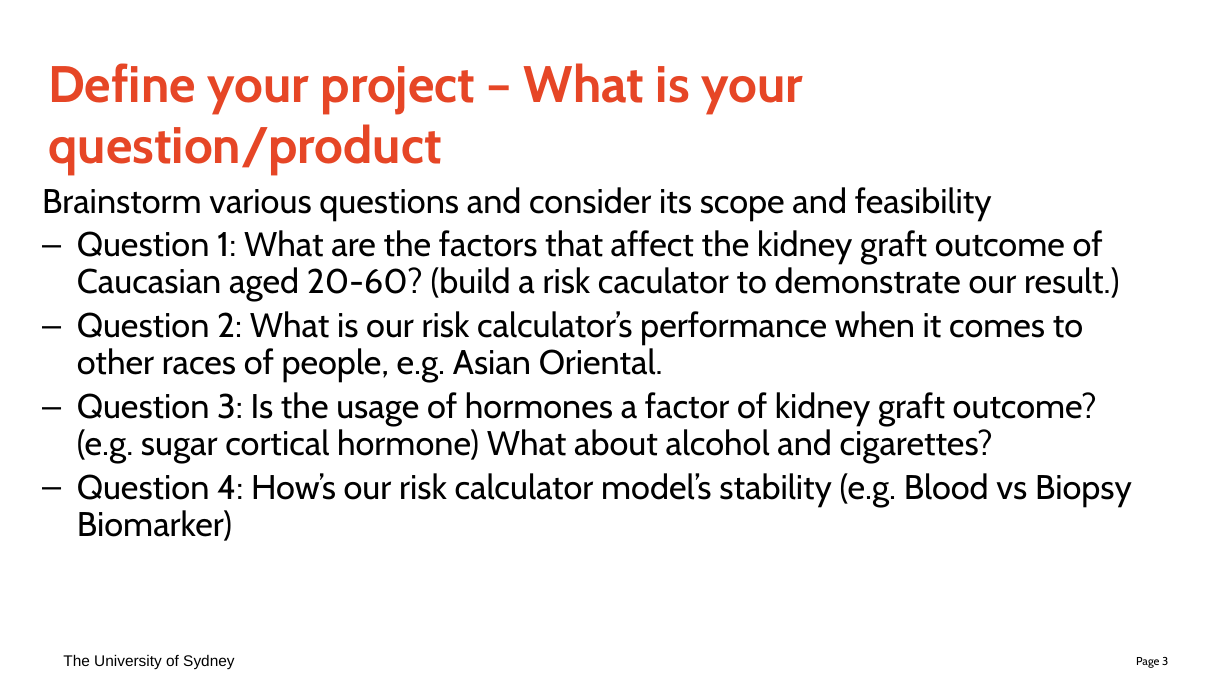
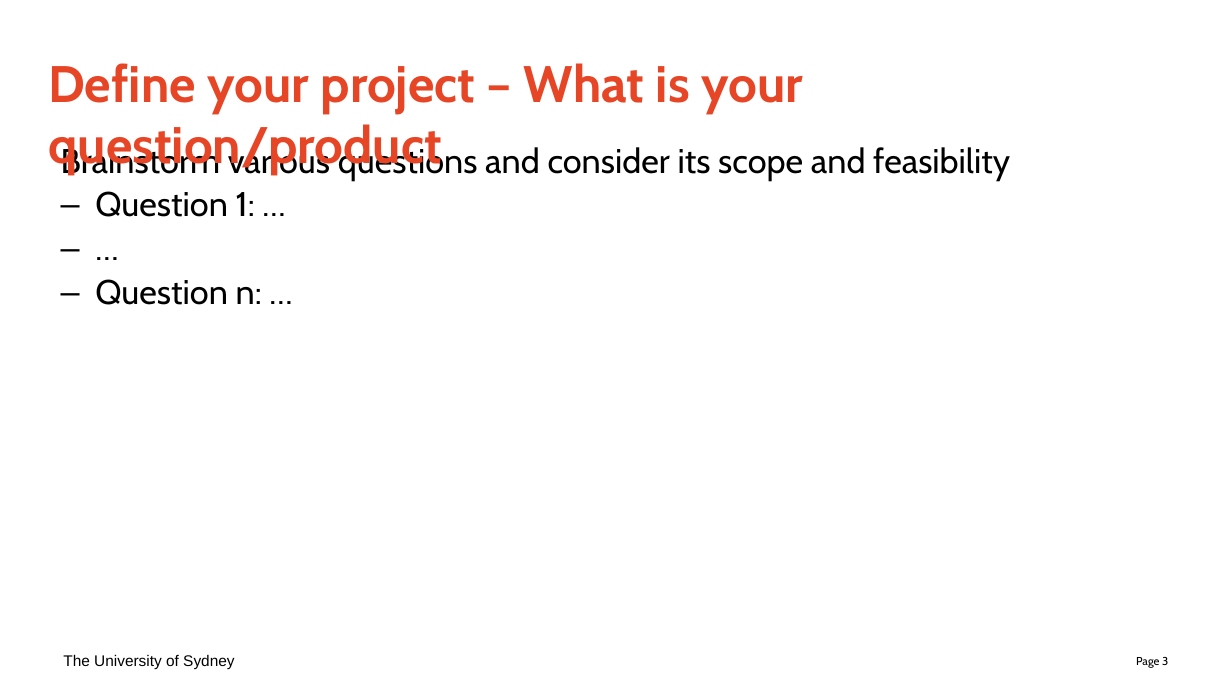
Before and after one commit to zephyralistair/Data3888-KidneyA1, a slide deck: slide 3 of Weekly Updates/Meeting minutes and Action slides template-1.pptx. Drawn at 1232x693 pixels with LibreOffice and Linux fonts; fonts in the diff are those of the drawing. Boxes give left, top, right and bottom in pixels: in the first picture for what was removed or moved away, otherwise in the second. Text is boxed around its words. In the diff, an @@ line names an element or a change of style, - is before the commit and + after.

```diff
--- a/Weekly Updates/Meeting minutes and Action slides template-1.pptx
+++ b/Weekly Updates/Meeting minutes and Action slides template-1.pptx
@@ text "Brainstorm various questions and consider ...": place and size @@
-text "Brainstorm various questions and consider ..." at box(42, 187, 1132, 541)
+text "Brainstorm various questions and consider ..." at box(61, 144, 1010, 305)
@@ text at box(95, 191, 262, 305): text changed @@
-– Question 1: What are the factors that affect the kidney graft outcome of Caucasian aged 20-60? (build a risk caculator to demonstrate our result.)
-– Question 2: What is our risk calculator’s performance when it comes to other races of people, e.g. Asian Oriental.
-– Question 3: Is the usage of hormones a factor of kidney graft outcome? (e.g. sugar cortical hormone) What about alcohol and cigarettes?
-– Question 4: How’s our risk calculator model’s stability (e.g. Blood vs Biopsy Biomarker)
+– Question 1: …
+– …
+– Question n: …
```
Also in this commit, not shown: 4 other slides changed, 2 other files.
